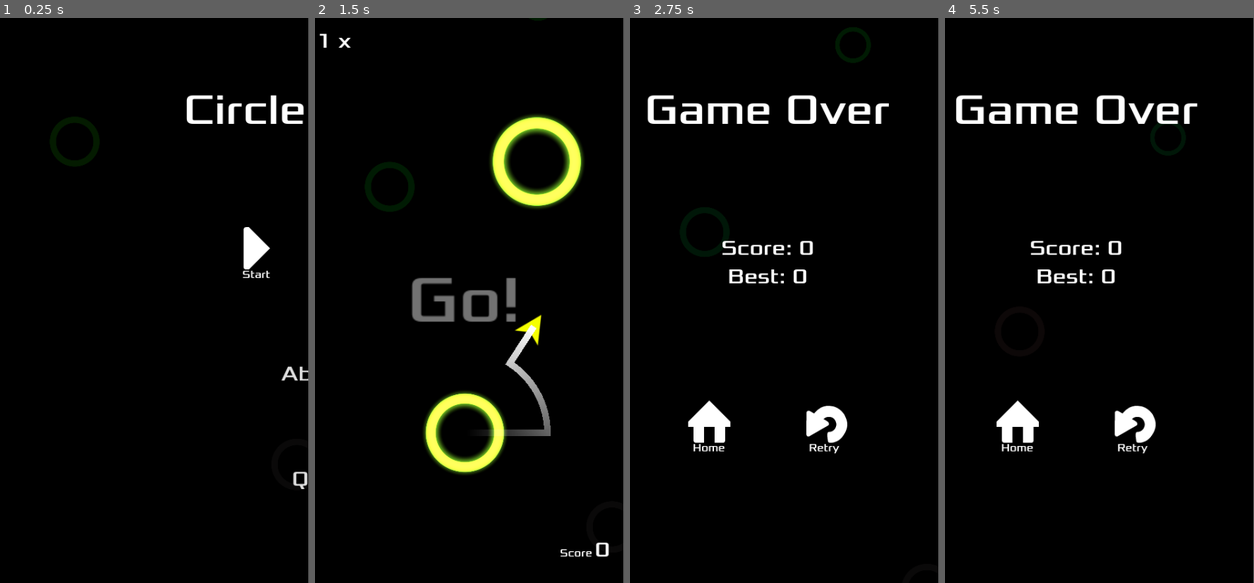
Above: before the commit, frames 1-4 (left to right).
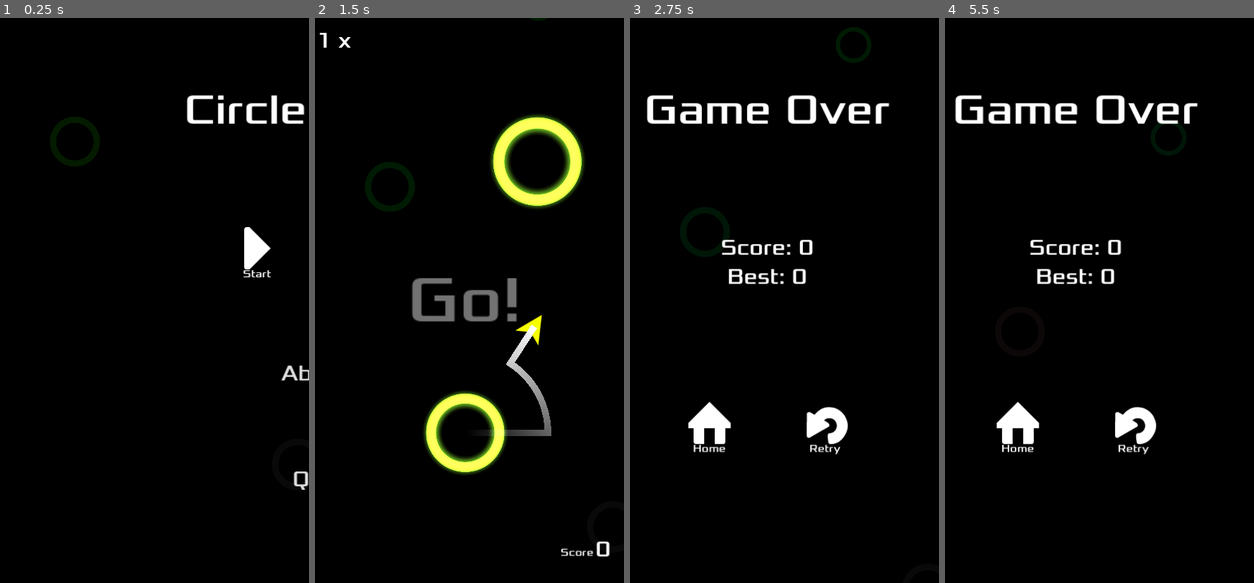
Above: after the commit, the same moments.

Repository: jrenato/circle_jump
Game: Godot game, scene res://Game/main.tscn
Two runs of this game, one before a commit and one after it. Both use one fixed random seed, a clock stepped at 60 frames per second and the inputs below. Sound files missing from this copy of the repository are replaced by a short silence.
Inputs (mouse positions are in pixels of both pictures, inside the frame that each line leads up to):
- Up to frame 1 (0.25 s): no input
- Up to frame 2 (1.5 s): click "Start" at 0.5 s; tap Enter at 1.25 s; move the mouse to (534, 272) at 1.27 s; hold Right (ui_right) from 1.28 s (still down); hold Ctrl from 1.28 s (still down); click (534, 272) at 1.42 s
- Up to frame 3 (2.75 s): release Right (ui_right) at 2 s; release Ctrl at 2 s; drag from (716, 328) to (852, 159) at 2.02 s
- Up to frame 4 (5.5 s): move the mouse to (1127, 176) at 2.77 s; hold Right (ui_right) 2.78-3.5 s; tap Z at 2.85 s; click "Retry" at 3.5 s; drag from (1077, 413) to (1148, 102) at 4.27 s; move the mouse to (1189, 385) at 5.02 s; hold Left (ui_left) from 5.03 s (still down); tap Tab at 5.1 s
In our replay, the window is 449x800 before the commit and 450x800 after it. These sizes can differ from the game's own. Grey fills any space a smaller window leaves; there, only what the larger window draws over its background counts as a difference.

The runs differ from the first frame. In frame 1, 0.7% of the frame differs, in the area x 60-100%, y 13-84%; in frame 2, 1.0%; in frame 3, 1.5%; in frame 4, 1.6%, in the area x 3-82%, y 13-78%.

Commit message:
Improved support for android

Diff:
--- a/GUI/Screens/about_screen.tscn
+++ b/GUI/Screens/about_screen.tscn
@@ -42,13 +42,13 @@
 bbcode_enabled = true
 text = "[center][u]Circle Jump[/u]
 
-[img]res://Assets/Images/godot_logo.png[/img][/center]
+[img]res://Assets/Images/mole_maria.png[/img][/center]
 
-Circle Jump is a game made with the Godot Game Engine, based on KidsCanCode [url=https://github.com/kidscancode/circle_jump]Circle Jump Source[/url]
+This game was made with the Godot Engine, and is based on [url=https://github.com/kidscancode/circle_jump]Circle Jump Source[/url]
 
-Copyright © 2024 Karvalho
+[center]Copyright © 2024 Karvalho
 
-[url=https://github.com/kidscancode/circle_jump/blob/master/LICENSE]License Information[/url]"
+[url=https://github.com/kidscancode/circle_jump/blob/master/LICENSE]License Information[/url][/center]"
 fit_content = true
 
 [node name="HomeButton" type="TextureButton" parent="MarginContainer/VBoxContainer" groups=["buttons"]]
--- a/GUI/screens.gd
+++ b/GUI/screens.gd
@@ -21,6 +21,8 @@
 
 
 func _ready() -> void:
+	DisplayServer.window_set_window_event_callback(_on_window_event)
+
 	register_buttons()
 	change_screen(title_screen)
 
@@ -58,6 +60,16 @@
 		await(appear_tween.finished)
 		# Only after the screen is fully appeared can we enable the buttons
 		get_tree().call_group("buttons", "set_disabled", false)
+
+
+func game_over(score: int, high_score: int) -> void:
+	change_screen(game_over_screen)
+
+	# Update the score and highscore
+	if game_over_screen.score_label:
+		game_over_screen.score_label.text = "Score: %d" % score
+	if game_over_screen.highscore_label:
+		game_over_screen.highscore_label.text = "Best: %d" % high_score
 
 
 func _on_button_pressed(button: BaseButton) -> void:
@@ -105,11 +117,24 @@
 			start_game.emit()
 
 
-func game_over(score: int, high_score: int) -> void:
-	change_screen(game_over_screen)
-
-	# Update the score and highscore
-	if game_over_screen.score_label:
-		game_over_screen.score_label.text = "Score: %d" % score
-	if game_over_screen.highscore_label:
-		game_over_screen.highscore_label.text = "Best: %d" % high_score
+func _on_window_event(event: int) -> void:
+	match event:
+		DisplayServer.WINDOW_EVENT_FOCUS_OUT:
+			pass
+			# TODO: Implement pause game
+			# Pause game if it's in progress and not already paused
+			#if game_in_progress and not get_tree().paused:
+				#_on_game_pause_game()
+				#Signals.add_log_msg("Lost focus, pausing the game")
+		DisplayServer.WINDOW_EVENT_CLOSE_REQUEST:
+			get_tree().quit()
+		DisplayServer.WINDOW_EVENT_GO_BACK_REQUEST:
+			match current_screen:
+				settings_screen:
+					change_screen(title_screen)
+				game_over_screen:
+					change_screen(title_screen)
+				about_screen:
+					change_screen(title_screen)
+				title_screen:
+					get_tree().quit()
--- a/icon.svg
+++ b/icon.svg
@@ -1 +1,138 @@
-<svg height="128" width="128" xmlns="http://www.w3.org/2000/svg"><rect x="2" y="2" width="124" height="124" rx="14" fill="#363d52" stroke="#212532" stroke-width="4"/><g transform="scale(.101) translate(122 122)"><g fill="#fff"><path d="M105 673v33q407 354 814 0v-33z"/><path d="m105 673 152 14q12 1 15 14l4 67 132 10 8-61q2-11 15-15h162q13 4 15 15l8 61 132-10 4-67q3-13 15-14l152-14V427q30-39 56-81-35-59-83-108-43 20-82 47-40-37-88-64 7-51 8-102-59-28-123-42-26 43-46 89-49-7-98 0-20-46-46-89-64 14-123 42 1 51 8 102-48 27-88 64-39-27-82-47-48 49-83 108 26 42 56 81zm0 33v39c0 276 813 276 814 0v-39l-134 12-5 69q-2 10-14 13l-162 11q-12 0-16-11l-10-65H446l-10 65q-4 11-16 11l-162-11q-12-3-14-13l-5-69z" fill="#478cbf"/><path d="M483 600c0 34 58 34 58 0v-86c0-34-58-34-58 0z"/><circle cx="725" cy="526" r="90"/><circle cx="299" cy="526" r="90"/></g><g fill="#414042"><circle cx="307" cy="532" r="60"/><circle cx="717" cy="532" r="60"/></g></g></svg>
+<?xml version="1.0" encoding="UTF-8" standalone="no"?>
+<!-- Created with Inkscape (http://www.inkscape.org/) -->
+
+<svg
+   width="180"
+   height="180"
+   viewBox="0 0 180 180"
+   version="1.1"
+   id="svg5"
+   inkscape:version="1.2.2 (b0a8486541, 2022-12-01)"
+   sodipodi:docname="icon.svg"
+   xmlns:inkscape="http://www.inkscape.org/namespaces/inkscape"
+   xmlns:sodipodi="http://sodipodi.sourceforge.net/DTD/sodipodi-0.dtd"
+   xmlns="http://www.w3.org/2000/svg"
+   xmlns:svg="http://www.w3.org/2000/svg">
+  <sodipodi:namedview
+     id="namedview7"
+     pagecolor="#505050"
+     bordercolor="#eeeeee"
+     borderopacity="1"
+     inkscape:showpageshadow="0"
+     inkscape:pageopacity="0"
+     inkscape:pagecheckerboard="0"
+     inkscape:deskcolor="#505050"
+     inkscape:document-units="px"
+     showgrid="false"
+     inkscape:zoom="3.3469721"
+     inkscape:cx="89.633254"
+     inkscape:cy="108.9044"
+     inkscape:window-width="1920"
+     inkscape:window-height="1032"
+     inkscape:window-x="0"
+     inkscape:window-y="25"
+     inkscape:window-maximized="1"
+     inkscape:current-layer="layer1" />
+  <defs
+     id="defs2">
+    <filter
+       inkscape:label="Inset"
+       inkscape:menu="Shadows and Glows"
+       inkscape:menu-tooltip="Shadowy outer bevel"
+       style="color-interpolation-filters:sRGB;"
+       id="filter206"
+       x="-0.14625137"
+       y="-0.14547973"
+       width="1.2925027"
+       height="1.2909595">
+      <feMorphology
+         result="result1"
+         in="SourceAlpha"
+         operator="dilate"
+         radius="3.6"
+         id="feMorphology194" />
+      <feGaussianBlur
+         stdDeviation="3.6"
+         in="result1"
+         result="result0"
+         id="feGaussianBlur196" />
+      <feDiffuseLighting
+         surfaceScale="-5"
+         id="feDiffuseLighting200">
+        <feDistantLight
+           elevation="45"
+           azimuth="225"
+           id="feDistantLight198" />
+      </feDiffuseLighting>
+      <feComposite
+         in2="result0"
+         operator="in"
+         result="result91"
+         id="feComposite202" />
+      <feComposite
+         in="SourceGraphic"
+         in2="result91"
+         id="feComposite204" />
+    </filter>
+    <filter
+       y="-0.23587464"
+       height="1.4717493"
+       inkscape:menu-tooltip="Darkens the edge with an inner blur and adds a flexible glow"
+       inkscape:menu="Shadows and Glows"
+       inkscape:label="Dark and Glow"
+       style="color-interpolation-filters:sRGB;"
+       id="filter218"
+       x="-0.23903358"
+       width="1.4780672">
+      <feGaussianBlur
+         stdDeviation="5"
+         result="result6"
+         id="feGaussianBlur208" />
+      <feComposite
+         result="result8"
+         in="SourceGraphic"
+         operator="atop"
+         in2="result6"
+         id="feComposite210" />
+      <feComposite
+         result="result9"
+         operator="over"
+         in2="SourceAlpha"
+         in="result8"
+         id="feComposite212" />
+      <feColorMatrix
+         values="1 0 0 0 0 0 1 0 0 0 0 0 1 0 0 0 0 0 1 0 "
+         result="result10"
+         id="feColorMatrix214" />
+      <feBlend
+         in="result10"
+         mode="normal"
+         in2="result6"
+         id="feBlend216" />
+    </filter>
+  </defs>
+  <g
+     inkscape:label="Camada 1"
+     inkscape:groupmode="layer"
+     id="layer1">
+    <ellipse
+       style="fill:#008080;stroke-width:0.76819"
+       id="path111"
+       cx="89.784836"
+       cy="87.724487"
+       rx="65.495964"
+       ry="65.332542" />
+    <ellipse
+       style="fill:#000000;stroke-width:0.896549;filter:url(#filter206)"
+       id="path165"
+       cx="89.784836"
+       cy="87.724487"
+       rx="41.84576"
+       ry="42.067715" />
+    <path
+       id="rect331"
+       d="m 90.41299,58.845878 23.3412,50.874482 H 63.552038 Z"
+       sodipodi:nodetypes="cccc"
+       style="fill:#00ffff;stroke-width:0.561582;filter:url(#filter218)" />
+  </g>
+</svg>
--- a/project.godot
+++ b/project.godot
@@ -22,8 +22,10 @@
 
 config/name="Circle Jump"
 run/main_scene="res://Game/main.tscn"
+config/quit_on_go_back=false
 config/features=PackedStringArray("4.2", "Mobile")
 run/max_fps=60
+boot_splash/image="res://Assets/Images/mole_maria.png"
 config/icon="res://icon.svg"
 
 [autoload]
@@ -39,6 +41,9 @@
 
 window/size/viewport_width=480
 window/size/viewport_height=854
+window/stretch/mode="canvas_items"
+window/stretch/aspect="keep_height"
+window/handheld/orientation=1
 
 [editor_plugins]
 
@@ -46,5 +51,6 @@
 
 [rendering]
 
-renderer/rendering_method="mobile"
+renderer/rendering_method.mobile="gl_compatibility"
+textures/vram_compression/import_etc2_astc=true
 viewport/hdr_2d=true
Binary file added: Assets/Images/mole_maria.png
Not shown, added: Assets/Images/mole_maria.png.import
Not shown, added: Assets/Images/mole_maria.xcf
